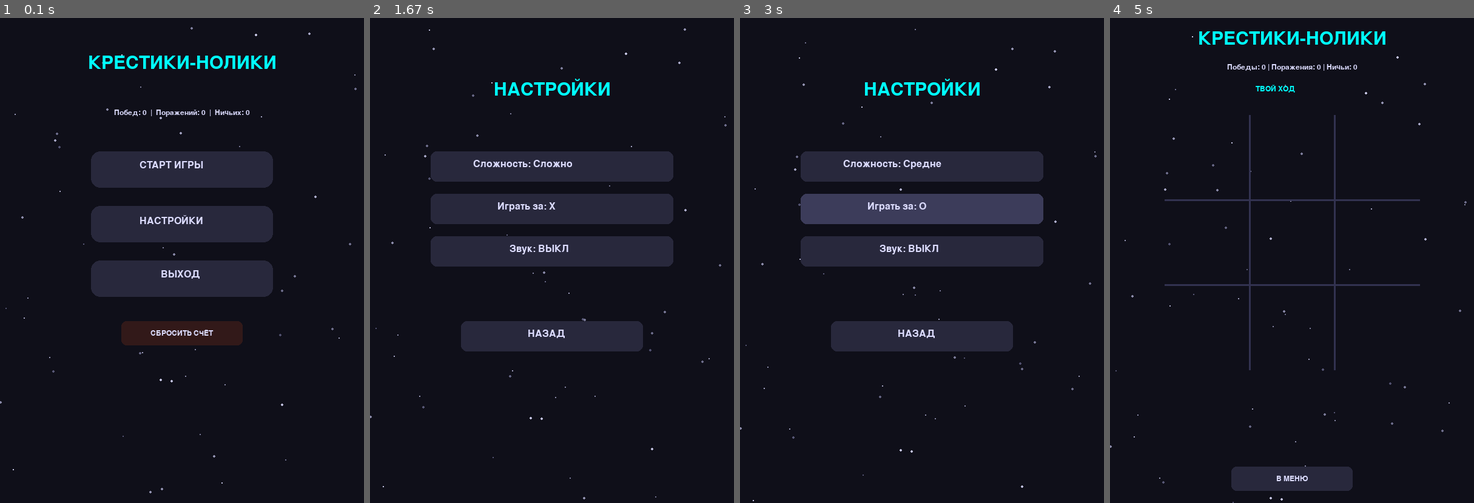
Above: before the commit, frames 1-4 (left to right).
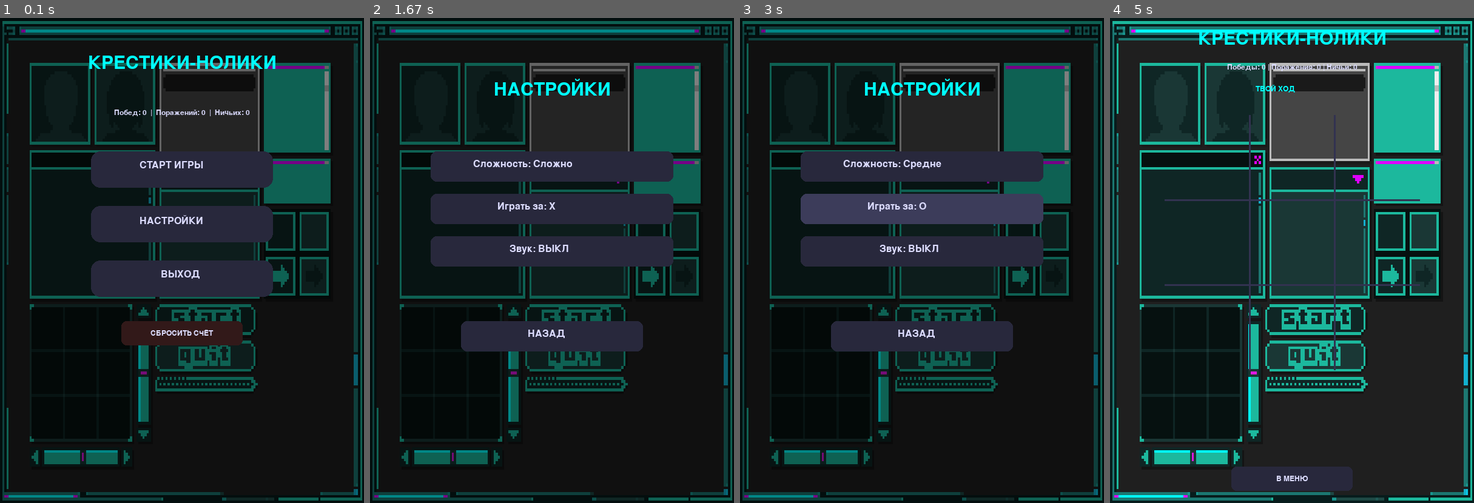
Above: after the commit, the same moments.

Repository: Folombas/PyGame2026
Game: pygame game, started from tic_tac_toe/main.py
Two runs of this game, one before a commit and one after it. Both use one fixed random seed, a clock stepped at 60 frames per second and the inputs below.
Inputs (mouse positions are in pixels of both pictures, inside the frame that each line leads up to):
- Up to frame 1 (0.1 s): no input
- Up to frame 2 (1.67 s): click "НАСТРОЙКИ" at 0.38 s; click (464, 265) at 0.72 s; click (439, 187) at 1.05 s
- Up to frame 3 (3 s): click (834, 163) at 1.88 s; click (903, 386) at 2.22 s; click (911, 178) at 2.55 s; click (994, 221) at 2.88 s
- Up to frame 4 (5 s): click (1386, 216) at 3.22 s; click (1404, 250) at 3.55 s; click (1368, 173) at 3.88 s; click (1186, 168) at 4.22 s; click (1204, 347) at 4.55 s; click (1211, 173) at 4.88 s

The runs differ from the first frame. In frame 1, 16% of the frame differs, in the area x 0-100%, y 0-100%; in frame 2, 16%; in frame 3, 16%; in frame 4, 32%.

Commit message:
Commit 36: Скачаны неоновые UI-ассеты и фоновое изображение

Diff:
--- /dev/null
+++ b/tic_tac_toe/generate_sprites.py
@@ -0,0 +1,38 @@
+# generate_sprites.py
+import pygame
+import os
+
+pygame.init()
+os.makedirs("assets/sprites", exist_ok=True)
+
+def create_neon_sprite(symbol, color):
+    size = 128
+    surface = pygame.Surface((size, size), pygame.SRCALPHA)
+
+    # Свечение (рисуем несколько слоев с прозрачностью)
+    for radius in range(20, 0, -2):
+        alpha = int(10 * (1 - radius/20))
+        glow_surf = pygame.Surface((size, size), pygame.SRCALPHA)
+        if symbol == 'X':
+            pygame.draw.line(glow_surf, (*color, alpha), (30, 30), (98, 98), 6)
+            pygame.draw.line(glow_surf, (*color, alpha), (98, 30), (30, 98), 6)
+        else:
+            pygame.draw.circle(glow_surf, (*color, alpha), (64, 64), 40, 6)
+        surface.blit(glow_surf, (0, 0))
+
+    # Основная фигура
+    if symbol == 'X':
+        pygame.draw.line(surface, color, (30, 30), (98, 98), 6)
+        pygame.draw.line(surface, color, (98, 30), (30, 98), 6)
+    else:
+        pygame.draw.circle(surface, color, (64, 64), 40, 6)
+
+    return surface
+
+# Создаем спрайты
+x_sprite = create_neon_sprite('X', (0, 255, 255))  # Cyan
+o_sprite = create_neon_sprite('O', (255, 50, 150)) # Pink
+
+pygame.image.save(x_sprite, "assets/sprites/x.png")
+pygame.image.save(o_sprite, "assets/sprites/o.png")
+print("Спрайты X и O успешно сгенерированы!")
--- a/tic_tac_toe/main.py
+++ b/tic_tac_toe/main.py
@@ -2,6 +2,7 @@
 import sys
 import math
 import random
+import os
 
 # --- Настройки ---
 WIDTH, HEIGHT = 600, 800
@@ -27,6 +28,25 @@
 pygame.display.set_caption("Крестики-Нолики")
 clock = pygame.time.Clock()
 
+# --- Загрузка ассетов ---
+try:
+    # Фон (если есть)
+    bg_image = pygame.image.load("assets/background.png").convert()
+    bg_image = pygame.transform.scale(bg_image, (WIDTH, HEIGHT))
+except:
+    bg_image = None
+
+try:
+    # Спрайты X и O
+    sprite_x = pygame.image.load("assets/sprites/x.png").convert_alpha()
+    sprite_o = pygame.image.load("assets/sprites/o.png").convert_alpha()
+    # Масштабируем под размер клетки
+    sprite_x = pygame.transform.scale(sprite_x, (CELL_SIZE - 20, CELL_SIZE - 20))
+    sprite_o = pygame.transform.scale(sprite_o, (CELL_SIZE - 20, CELL_SIZE - 20))
+except:
+    sprite_x = sprite_o = None
+
+# Шрифты
 try:
     font_title = pygame.font.Font("assets/fonts/RussoOne.ttf", 44)
     font_main = pygame.font.Font("assets/fonts/RussoOne.ttf", 24)
@@ -36,6 +56,7 @@
     font_main = pygame.font.SysFont("dejavusans", 24, bold=True)
     font_small = pygame.font.SysFont("dejavusans", 18)
 
+# Звуки
 try:
     snd_click = pygame.mixer.Sound("assets/sounds/click.wav")
 except:
@@ -85,7 +106,7 @@
             pygame.draw.circle(surface, (r, g, b), (int(self.x), int(self.y)), self.size)
 
 
-# --- Звёзды фона ---
+# --- Звёзды фона (если нет фонового изображения) ---
 class Star:
     def __init__(self):
         self.x = random.uniform(0, WIDTH)
@@ -219,17 +240,14 @@
         self.ai_think_delay = 0.8
         self.piece_anims = {}
 
-        # Счёт
         self.wins = 0
         self.losses = 0
         self.draws = 0
 
-        # Анимации победы
         self.win_line_progress = 0.0
         self.particles = []
         self.shake_timer = 0
 
-        # Фон
         self.stars = [Star() for _ in range(60)]
 
         self.reset()
@@ -317,14 +335,23 @@
         if self.shake_timer > 0:
             offset = (random.randint(-5, 5), random.randint(-5, 5))
 
-        surface.fill(BG_COLOR)
-        for s in self.stars: s.draw(surface)
+        # Отрисовка фона
+        if bg_image:
+            surface.blit(bg_image, (0, 0))
+        else:
+            surface.fill(BG_COLOR)
+            for s in self.stars: s.draw(surface)
 
         if self.state == "MENU": self.draw_menu(surface)
         elif self.state == "SETTINGS": self.draw_settings(surface)
         elif self.state in ("PLAYING", "PAUSED", "GAME_OVER"): self.draw_game(surface, offset)
 
     def draw_menu(self, surface):
+        # Затемняем фон для читаемости
+        overlay = pygame.Surface((WIDTH, HEIGHT), pygame.SRCALPHA)
+        overlay.fill((0, 0, 0, 120))
+        surface.blit(overlay, (0, 0))
+
         title = font_title.render("КРЕСТИКИ-НОЛИКИ", True, PLAYER_COLOR)
         surface.blit(title, (WIDTH//2 - title.get_width()//2, 60))
 
@@ -355,6 +382,10 @@
         surface.blit(reset_text, (btn_reset.centerx - reset_text.get_width()//2, btn_reset.centery - reset_text.get_height()//2))
 
     def draw_settings(self, surface):
+        overlay = pygame.Surface((WIDTH, HEIGHT), pygame.SRCALPHA)
+        overlay.fill((0, 0, 0, 120))
+        surface.blit(overlay, (0, 0))
+
         title = font_title.render("НАСТРОЙКИ", True, PLAYER_COLOR)
         surface.blit(title, (WIDTH//2 - title.get_width()//2, 100))
         mx, my = pygame.mouse.get_pos()
@@ -408,16 +439,28 @@
             for c in range(GRID_SIZE):
                 if self.board.grid[r][c]:
                     anim_progress = self.piece_anims.get((r, c), 1.0)
-                    center = (GRID_OFFSET_X + c*CELL_SIZE + CELL_SIZE//2 + ox, GRID_OFFSET_Y + r*CELL_SIZE + CELL_SIZE//2 + oy)
-                    color = PLAYER_COLOR if self.board.grid[r][c] == self.player_symbol else AI_COLOR
-                    if self.board.grid[r][c] == 'X':
-                        offset_x = 30 * anim_progress
-                        pygame.draw.line(surface, color, (center[0]-offset_x, center[1]-offset_x), (center[0]+offset_x, center[1]+offset_x), int(8 * anim_progress))
-                        pygame.draw.line(surface, color, (center[0]+offset_x, center[1]-offset_x), (center[0]-offset_x, center[1]+offset_x), int(8 * anim_progress))
+                    cell_center_x = GRID_OFFSET_X + c*CELL_SIZE + CELL_SIZE//2 + ox
+                    cell_center_y = GRID_OFFSET_Y + r*CELL_SIZE + CELL_SIZE//2 + oy
+
+                    # Отрисовка спрайтов с анимацией
+                    if sprite_x and sprite_o:
+                        sprite = sprite_x if self.board.grid[r][c] == 'X' else sprite_o
+                        scaled_size = int((CELL_SIZE - 20) * anim_progress)
+                        if scaled_size > 0:
+                            scaled_sprite = pygame.transform.scale(sprite, (scaled_size, scaled_size))
+                            rect = scaled_sprite.get_rect(center=(cell_center_x, cell_center_y))
+                            surface.blit(scaled_sprite, rect)
                     else:
-                        radius = int(40 * anim_progress)
-                        if radius > 2:
-                            pygame.draw.circle(surface, color, center, radius, int(8 * anim_progress))
+                        # Fallback на примитивы
+                        color = PLAYER_COLOR if self.board.grid[r][c] == self.player_symbol else AI_COLOR
+                        if self.board.grid[r][c] == 'X':
+                            offset_x = 30 * anim_progress
+                            pygame.draw.line(surface, color, (cell_center_x-offset_x, cell_center_y-offset_x), (cell_center_x+offset_x, cell_center_y+offset_x), int(8 * anim_progress))
+                            pygame.draw.line(surface, color, (cell_center_x+offset_x, cell_center_y-offset_x), (cell_center_x-offset_x, cell_center_y+offset_x), int(8 * anim_progress))
+                        else:
+                            radius = int(40 * anim_progress)
+                            if radius > 2:
+                                pygame.draw.circle(surface, color, (cell_center_x, cell_center_y), radius, int(8 * anim_progress))
 
         # Анимированная линия победы
         if self.board.win_line and self.win_line_progress > 0:
Binary file added: tic_tac_toe/assets/background.png
Binary file added: tic_tac_toe/assets/neon_ui.png
Binary file added: tic_tac_toe/assets/sprite_o.png
Binary file added: tic_tac_toe/assets/sprite_x.png
Binary file added: tic_tac_toe/assets/sprites/o.png
Binary file added: tic_tac_toe/assets/sprites/x.png
